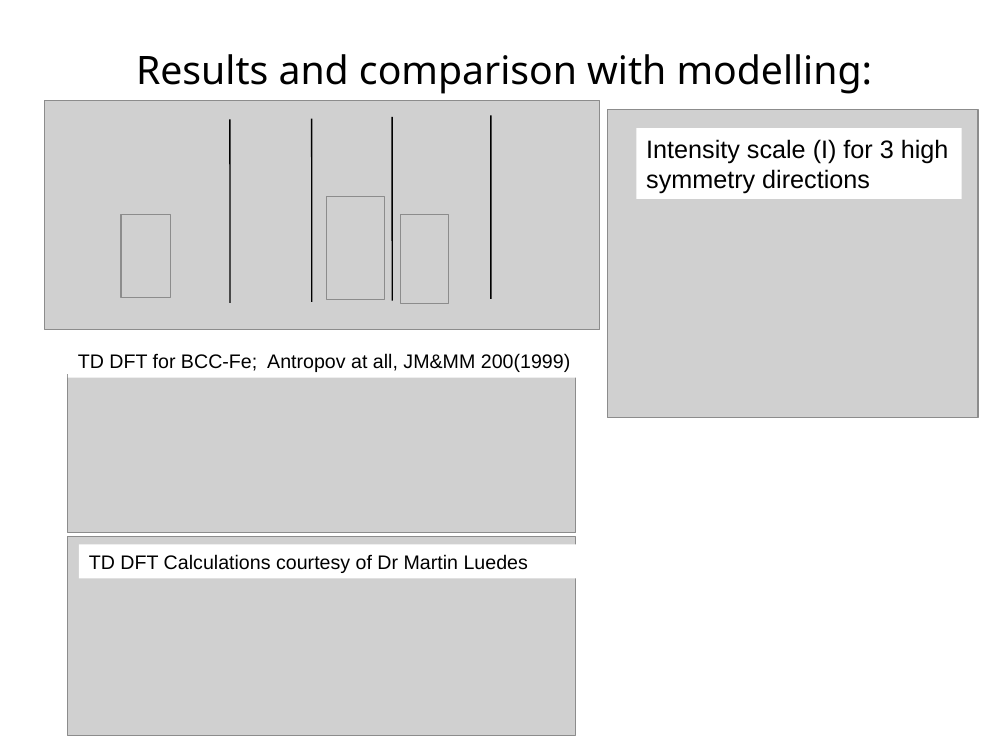
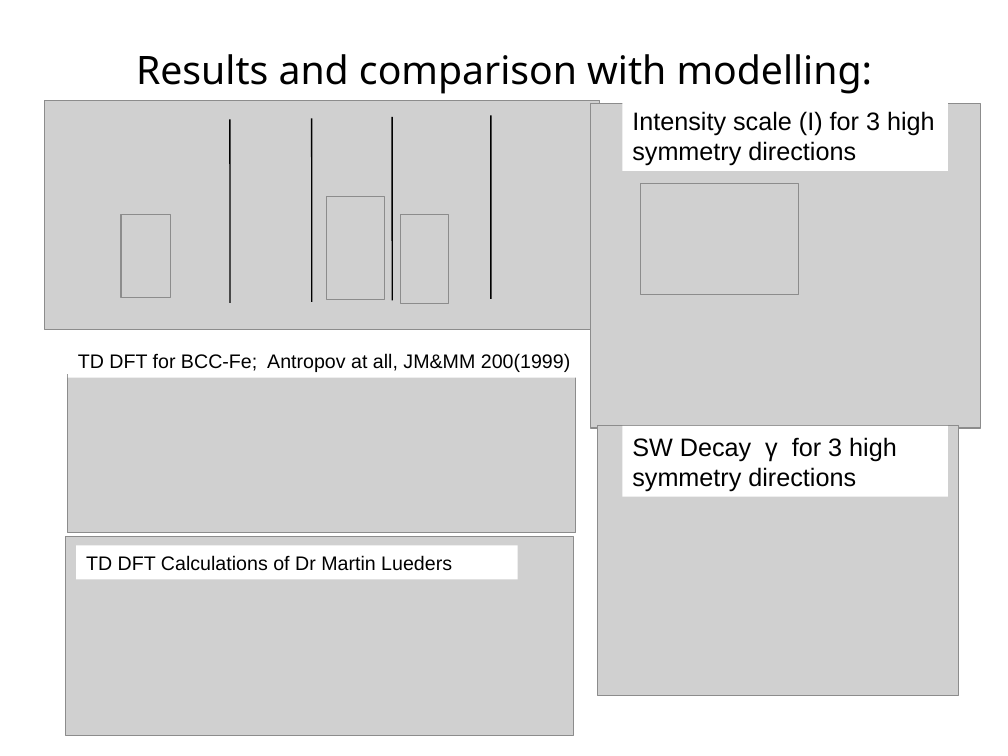
Before and after one commit to abuts/Fe, a slide deck: slide 14 of June2017/Icns2017/ICNS2017.ppt (slide 10 before the commit). Drawn at 1008x756 pixels with LibreOffice and Linux fonts; fonts in the diff are those of the drawing; grey boxes stand for pictures; background and template pictures are left out. Boxes give left, top, right and bottom in pixels: in the first picture for what was removed or moved away, otherwise in the second. Text is boxed around its words. In the diff, an @@ line names an element or a change of style, - is before the commit and + after.

```diff
--- a/June2017/Icns2017/ICNS2017.ppt
+++ b/June2017/Icns2017/ICNS2017.ppt
@@ picture: place and size @@
-picture at bbox=[607, 110, 978, 418]
+picture at bbox=[591, 104, 981, 428]
@@ rectangle "Intensity scale (I) for 3 ...": place and size @@
-rectangle "Intensity scale (I) for 3 ..." at bbox=[636, 128, 962, 199]
+rectangle "Intensity scale (I) for 3 ..." at bbox=[623, 100, 949, 170]
@@ picture added at bbox=[640, 183, 798, 294] @@
@@ picture added at bbox=[598, 426, 958, 696] @@
@@ rectangle added at bbox=[623, 426, 949, 497], fill #FFFFFF, 18 pt, text #000000 @@
+SW Decay γ for 3 high symmetry directions
@@ rectangle "TD DFT Calculations of Dr ...": place and size @@
-rectangle "TD DFT Calculations of Dr ..." at bbox=[79, 544, 594, 579]
+rectangle "TD DFT Calculations of Dr ..." at bbox=[77, 545, 518, 580]
@@ text in rectangle at bbox=[86, 555, 452, 571]: text changed @@
-TD DFT Calculations courtesy of Dr Martin Luedes
+TD DFT Calculations of Dr Martin Lueders
```
Also in this commit, not shown: 4 other slides changed, 5 slides added, 2 slides removed, 2 other files.
